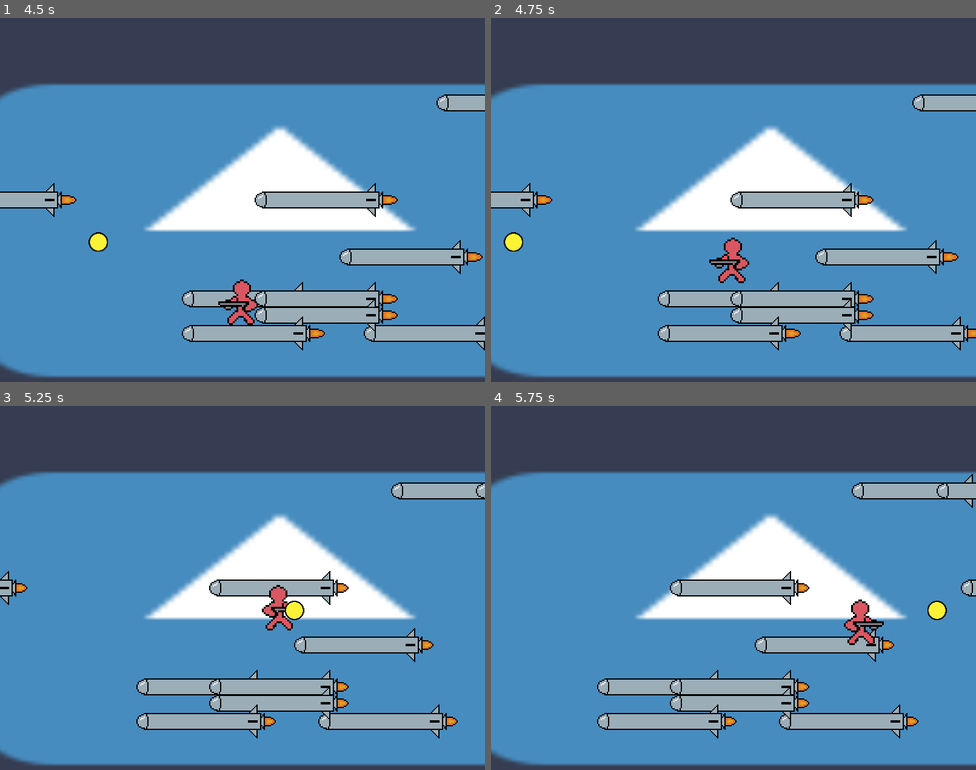
Above: before the commit, frames 1-4 (two rows, left to right).
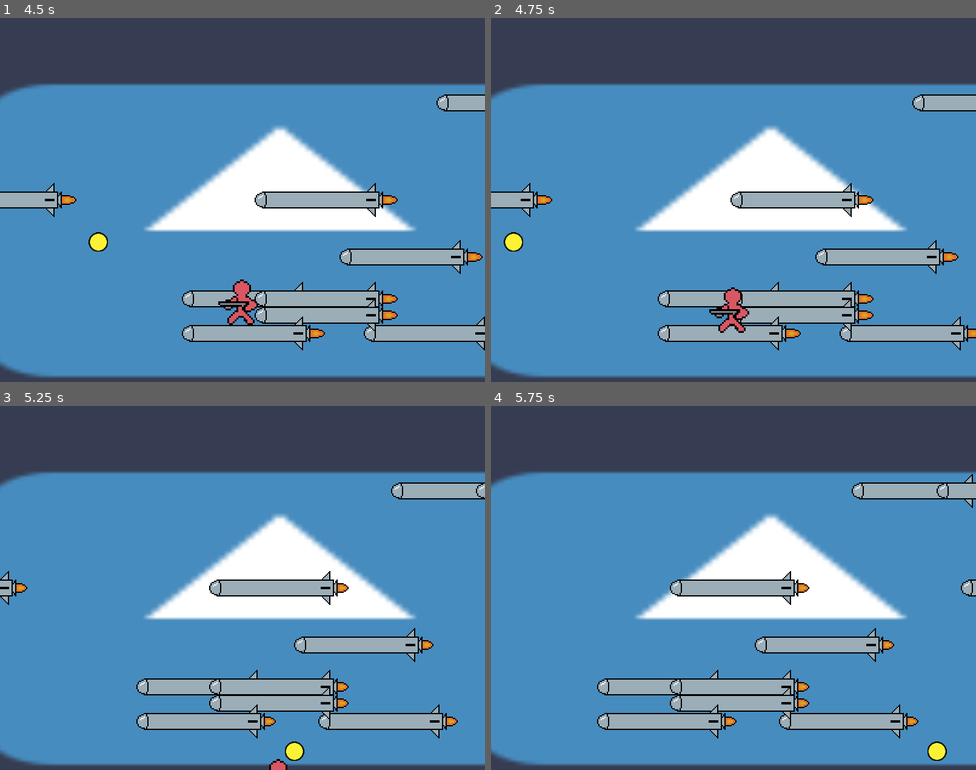
Above: after the commit, the same moments.

Repository: terminator0521/air-jumper
Game: Godot game, scene res://scenes/start_menu.tscn
The game is run twice, just before and just after one commit, with the same random seed, the same clock (stepped at 60 frames per second) and the same inputs. The engine's default icon, where the game draws it, is replaced by a stand-in: a white triangle on a blue panel in a dark square.
Inputs (mouse positions are in pixels of both pictures, inside the frame that each line leads up to):
- Up to frame 1 (4.5 s): click (242, 138) at 0.5 s; hold Right 1.28-2.78 s; tap Z (jump) at 1.35, 1.52, 1.82, 2.27, 2.3, 2.57, 2.85, 3.77, 3.8, 4.07, 4.35 s; tap X (shoot) at 2.1, 3.6 s; hold Left 2.78-4.28 s; hold Down (down) from 4.28 s (still down)
- Up to frame 2 (4.75 s): keep holding Down (down); tap Z (jump) at 4.52 s
- Up to frame 3 (5.25 s): tap Z (jump) at 4.82 s; release Down (down) at 5.03 s; hold Right from 5.03 s (still down); tap X (shoot) at 5.1 s
- Up to frame 4 (5.75 s): keep holding Right; tap Z (jump) at 5.27, 5.3, 5.57 s

Frame 1 is identical in both runs. In frame 2, 1.0% of the frame differs, in the area x 45-54%, y 60-87%; in frame 3, 0.9%; in frame 4, 0.9%.

Commit message:
Update controls for dropping down from platform

Diff:
--- a/scripts/player.gd
+++ b/scripts/player.gd
@@ -47,10 +47,11 @@
 	# Gravity and jump
 	if is_grounded:
 		if Input.is_action_just_pressed("jump") and !is_jumping:
-			is_jumping = true
-			is_grounded = false
-		elif Input.is_action_just_pressed("down") and !is_jumping:
-			is_grounded = false
+			if Input.is_action_pressed("down"):
+				is_grounded = false
+			else:
+				is_jumping = true
+				is_grounded = false
 		else:
 			displacement.y = 0
 	elif is_jumping:
